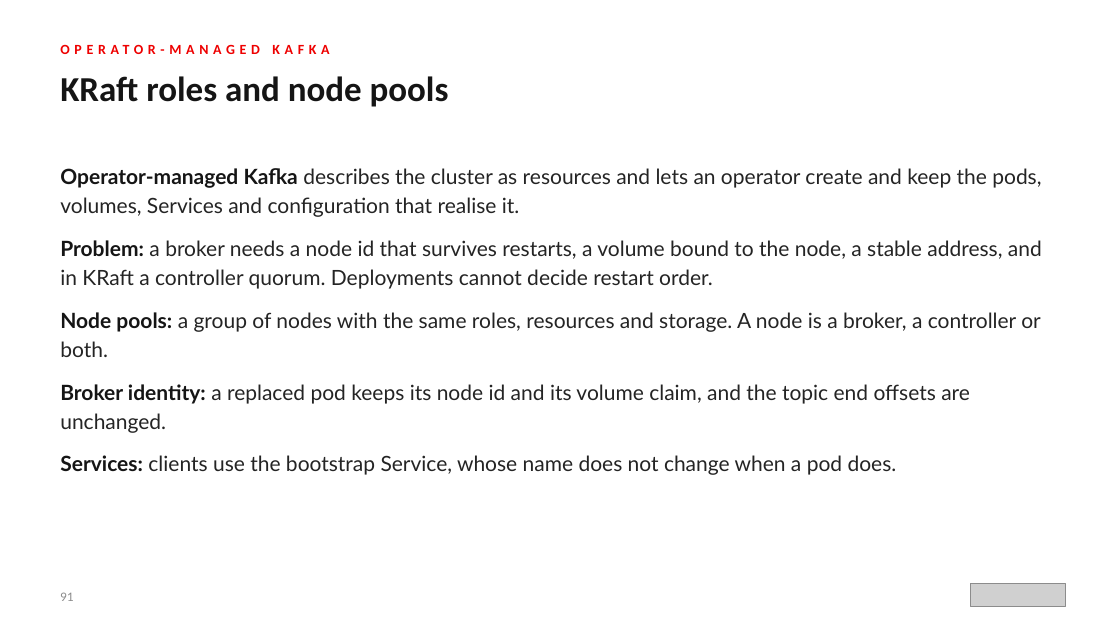
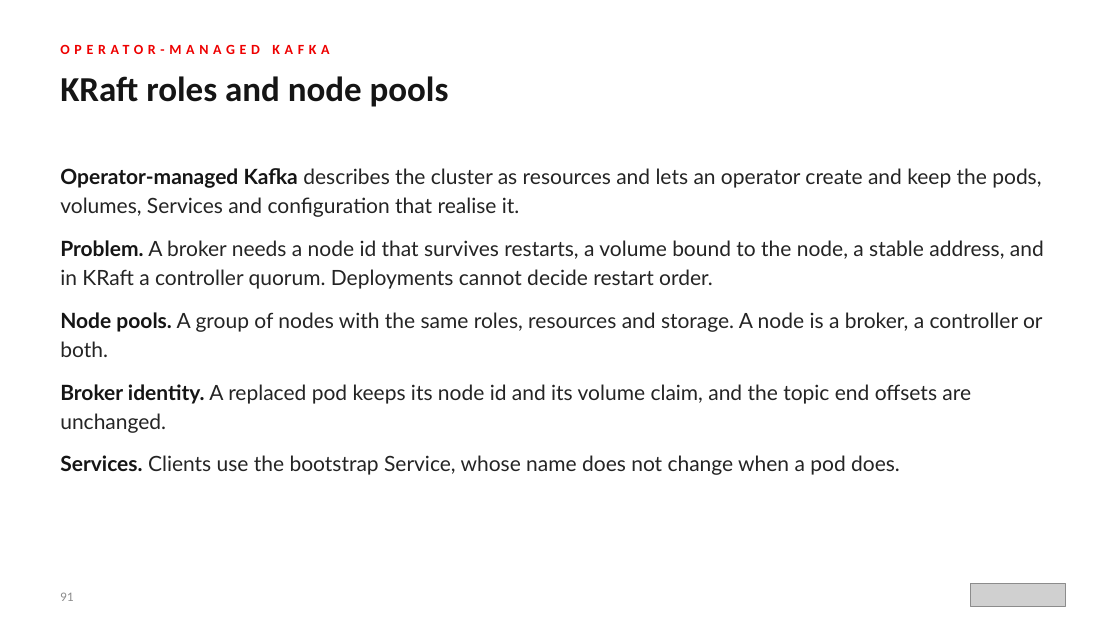
Before and after one commit to patterncatalyst/event-driven-patterns-with-quarkus-and-camel, a slide deck: slide 91 of lgtm-presentation/Event-Driven-Patterns-with-Quarkus-and-Camel.pptx. Drawn at 1120x630 pixels with LibreOffice and Linux fonts; fonts in the diff are those of the drawing; grey boxes stand for pictures. Boxes give left, top, right and bottom in pixels: in the first picture for what was removed or moved away, otherwise in the second. Text is boxed around its words. In the diff, an @@ line names an element or a change of style, - is before the commit and + after.

```diff
--- a/lgtm-presentation/Event-Driven-Patterns-with-Quarkus-and-Camel.pptx
+++ b/lgtm-presentation/Event-Driven-Patterns-with-Quarkus-and-Camel.pptx
@@ text at box(60, 240, 1044, 475): text changed @@
-● Problem: a broker needs a node id that survives restarts, a volume bound to the node, a stable address, and in KRaft a controller quorum. Deployments cannot decide restart order.
-● Node pools: a group of nodes with the same roles, resources and storage. A node is a broker, a controller or both.
-● Broker identity: a replaced pod keeps its node id and its volume claim, and the topic end offsets are unchanged.
-● Services: clients use the bootstrap Service, whose name does not change when a pod does.
+● Problem. A broker needs a node id that survives restarts, a volume bound to the node, a stable address, and in KRaft a controller quorum. Deployments cannot decide restart order.
+● Node pools. A group of nodes with the same roles, resources and storage. A node is a broker, a controller or both.
+● Broker identity. A replaced pod keeps its node id and its volume claim, and the topic end offsets are unchanged.
+● Services. Clients use the bootstrap Service, whose name does not change when a pod does.
```
Also in this commit, not shown: 27 other slides changed, 22 other files.
